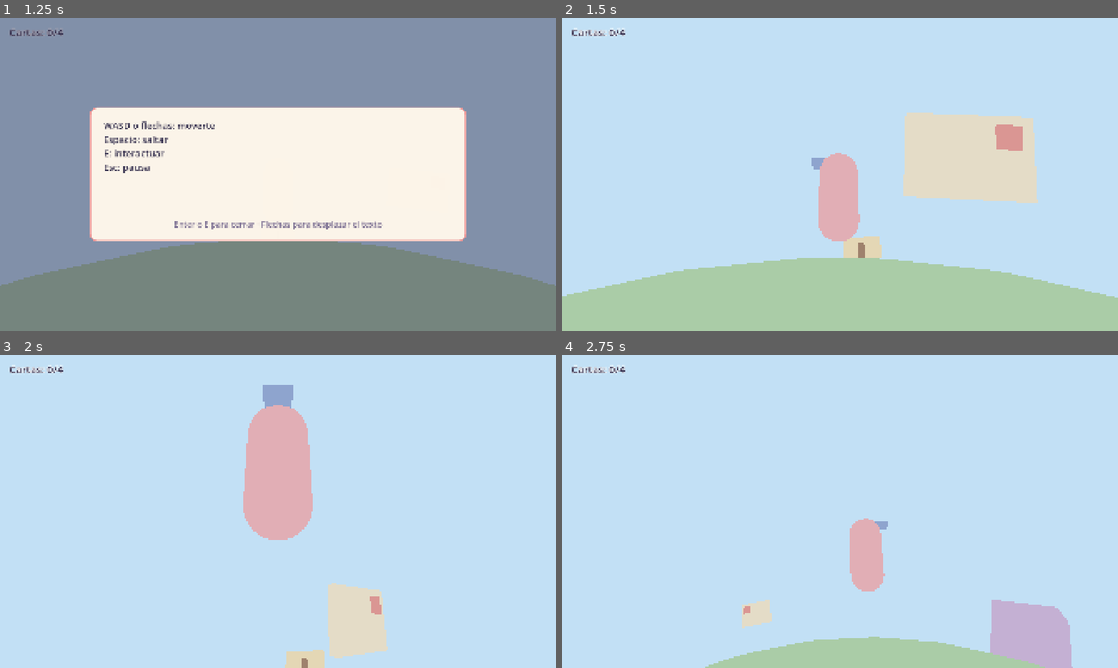
Above: before the commit, frames 1-4 (two rows, left to right).
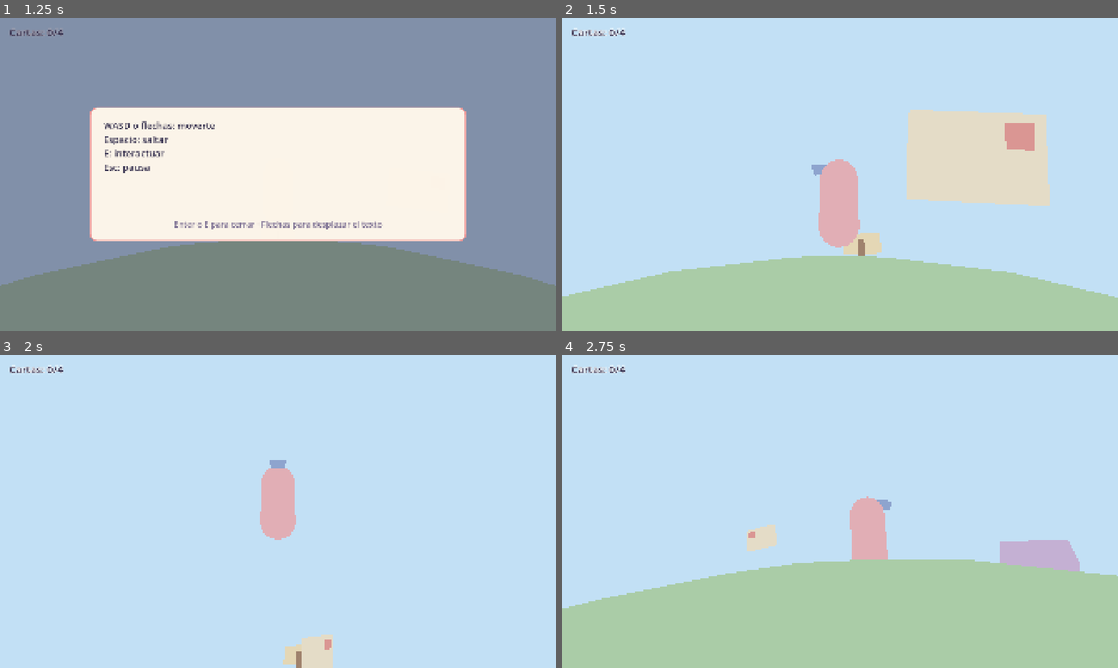
Above: after the commit, the same moments.

Repository: lautaromoreyraa/planeta-cartero
Game: Godot game, scene res://scenes/pantalla_de_inicio.tscn
The game is run twice, just before and just after one commit, with the same random seed, the same clock (stepped at 60 frames per second) and the same inputs.
Inputs (mouse positions are in pixels of both pictures, inside the frame that each line leads up to):
- Up to frame 1 (1.25 s): tap Enter (aceptar) at 0.5 s; move the mouse to (400, 158) at 0.52 s; hold D (move_right) from 0.53 s (still down); tap Space (jump) at 0.6, 0.77, 1.07 s; click (400, 158) at 0.67 s
- Up to frame 2 (1.5 s): tap Space (jump) at 1.25 s; move the mouse to (728, 190) at 1.27 s; release D (move_right) at 1.28 s; hold S (move_back) from 1.28 s (still down); tap Enter (aceptar) at 1.35 s
- Up to frame 3 (2 s): keep holding S (move_back); tap Space (jump) at 1.52, 1.55, 1.82 s
- Up to frame 4 (2.75 s): move the mouse to (895, 442) at 2.02 s; release S (move_back) at 2.03 s; hold D (move_right) from 2.03 s (still down); hold Backspace (borrar) from 2.03 s (still down); tap Space (jump) at 2.3 s

Frame 1 is identical in both runs. In frame 2, 2.3% of the frame differs, in the area x 0-99%, y 29-89%; in frame 3, 6.3%; in frame 4, 29%, in the area x 0-100%, y 45-100%.

Commit message:
Suaviza el movimiento y agrega coyote time y buffer de salto
Con la aceleración casi instantánea de H1 la cartera arrancaba y frenaba
en seco. Ahora llega a la velocidad máxima en 0,25 s, frena más rápido de
lo que arranca y gira hacia donde camina sin saltar de golpe.

El salto perdona apretar Espacio un poco tarde al caer de un borde o un
poco antes de aterrizar (0,12 s en los dos casos) y baja con más gravedad
que la que sube. La altura máxima sólo depende de la subida, así que
sigue alcanzando el techo de las casas y las plataformas con margen.

Las ventanas de tiempo viven en ControlDeSalto, sin escenas, para
probarlas con un test determinista en lugar de depender del frame exacto
en que la física toca el piso.

Diff:
--- /dev/null
+++ b/scripts/control_de_salto.gd
@@ -0,0 +1,41 @@
+class_name ControlDeSalto
+extends RefCounted
+
+## Decide en cada frame de física si el personaje salta, con coyote time y
+## buffer de salto (RF-04 CA2, CA4 y CA5).
+##
+## Vive aparte del personaje para probar las ventanas de tiempo con tests
+## headless deterministas: con la física real, medir 0,12 s exactos depende
+## de en qué frame toca el piso.
+
+## Segundos después de dejar el piso sin saltar en los que Espacio todavía
+## salta (coyote time): perdona apretar un poco tarde al caer de un borde.
+const COYOTE: float = 0.12
+## Segundos antes de aterrizar en los que un Espacio apretado en el aire se
+## guarda y salta al tocar el piso (buffer de salto).
+const BUFFER: float = 0.12
+
+## Segundos desde que el personaje estuvo en el piso por última vez.
+var _desde_el_piso: float = INF
+## Segundos desde el último Espacio que todavía no se usó.
+var _desde_que_apreto: float = INF
+## Verdadero desde que saltó hasta que vuelve a apoyarse: el coyote time no
+## puede convertirse en un segundo salto (RF-04 CA2).
+var _en_un_salto: bool = false
+
+
+## Avanza `delta` segundos con el estado del frame y devuelve verdadero si
+## el personaje tiene que saltar en este frame.
+func actualizar(delta: float, en_el_piso: bool, apreto: bool) -> bool:
+	_desde_que_apreto = 0.0 if apreto else _desde_que_apreto + delta
+	if en_el_piso:
+		_desde_el_piso = 0.0
+		_en_un_salto = false
+	else:
+		_desde_el_piso += delta
+	if _en_un_salto or _desde_el_piso > COYOTE or _desde_que_apreto > BUFFER:
+		return false
+	# El Espacio se consume para que un mismo apretón no salte dos veces.
+	_en_un_salto = true
+	_desde_que_apreto = INF
+	return true
--- a/scripts/jugador.gd
+++ b/scripts/jugador.gd
@@ -9,13 +9,22 @@
 
 ## Metros por segundo. Con el radio del planeta, una vuelta dura unos 12,6 s.
 const VELOCIDAD: float = 5.0
-## Alta para que arranque y frene casi en seco: frena en ~0,13 s (RF-03 CA2).
-const ACELERACION: float = 40.0
+## Arranque progresivo: llega a la velocidad máxima en 0,25 s, así el primer
+## frame es más lento que el máximo y a los 0,3 s ya está a fondo (RF-03 CA3).
+const ACELERACION: float = 20.0
+## Frenado más brusco que el arranque: se detiene en ~0,17 s (RF-03 CA2).
+const FRENADO: float = 30.0
+## Gravedad de la subida. La altura del salto es IMPULSO² / (2·GRAVEDAD).
 const GRAVEDAD: float = 20.0
-## Altura del salto = IMPULSO² / (2·GRAVEDAD) ≈ 2 m: alcanza los techos (1,5 m)
-## y, como la gravedad no se debilita con la altura, nunca saca del planeta.
+## La bajada usa más gravedad que la subida (RF-04 CA6): el salto se siente
+## menos flotante y la altura máxima no cambia, porque sólo depende de la subida.
+const MULTIPLICADOR_DE_CAIDA: float = 1.6
+## Altura del salto ≈ 2 m: alcanza el techo de las casas (1,65 m) y las
+## plataformas (1,4 m) con margen y, como la gravedad no se debilita con la
+## altura, nunca saca del planeta (RF-04 CA3).
 const IMPULSO_DE_SALTO: float = 9.0
-## Radianes por segundo con los que el cuerpo gira hacia donde camina.
+## Radianes por segundo con los que el cuerpo gira hacia donde camina: media
+## vuelta dura 0,25 s, progresiva pero sin sentirse lenta (RF-03 CA4).
 const VELOCIDAD_DE_GIRO: float = 4.0 * PI
 ## Más lejos que esto del centro se considera perdido y se reubica (RNF-13).
 const DISTANCIA_MAXIMA: float = Planeta.RADIO + 15.0
@@ -24,6 +33,7 @@
 
 ## Lugar despejado donde empieza la partida; se usa también para reubicar.
 var _punto_seguro: Vector3
+var _salto: ControlDeSalto = ControlDeSalto.new()
 
 
 func _ready() -> void:
@@ -43,12 +53,14 @@
 	var vertical: Vector3 = arriba * velocity.dot(arriba)
 	var horizontal: Vector3 = velocity - vertical
 	var deseada: Vector3 = _direccion_de_entrada(arriba) * VELOCIDAD
-	horizontal = horizontal.move_toward(deseada, ACELERACION * delta)
+	var cambio: float = ACELERACION if deseada.length_squared() > GeometriaEsferica.EPSILON else FRENADO
+	horizontal = horizontal.move_toward(deseada, cambio * delta)
 
-	if is_on_floor() and Input.is_action_just_pressed("jump"):
+	if _salto.actualizar(delta, is_on_floor(), Input.is_action_just_pressed("jump")):
 		vertical = arriba * IMPULSO_DE_SALTO
 	else:
-		vertical -= arriba * GRAVEDAD * delta
+		var cayendo: bool = vertical.dot(arriba) < 0.0
+		vertical -= arriba * GRAVEDAD * (MULTIPLICADOR_DE_CAIDA if cayendo else 1.0) * delta
 	velocity = horizontal + vertical
 
 	var rumbo: Vector3 = -global_basis.z
@@ -62,6 +74,12 @@
 ## Hacia dónde mira el personaje sobre la superficie; la cámara lo sigue.
 func mirada() -> Vector3:
 	return -global_basis.z
+
+
+## Velocidad sobre la superficie, en metros por segundo.
+func rapidez() -> float:
+	var arriba: Vector3 = GeometriaEsferica.arriba_en(global_position, Planeta.CENTRO)
+	return GeometriaEsferica.proyectar_en_plano(velocity, arriba).length()
 
 
 func _alinear(arriba: Vector3, mirada_deseada: Vector3) -> void:
--- a/tests/correr_tests.gd
+++ b/tests/correr_tests.gd
@@ -9,6 +9,7 @@
 const PRUEBAS: Array[String] = [
 	"res://tests/test_geometria_esferica.gd",
 	"res://tests/test_planeta.gd",
+	"res://tests/test_control_de_salto.gd",
 	"res://tests/test_jugador_en_planeta.gd",
 	"res://tests/test_configuracion.gd",
 	"res://tests/test_seleccion_de_interactuable.gd",
--- /dev/null
+++ b/tests/test_control_de_salto.gd
@@ -0,0 +1,81 @@
+extends SceneTree
+
+## Tests de ControlDeSalto: salto desde el piso, sin doble salto, coyote
+## time y buffer de salto (RF-04 CA1, CA2, CA4 y CA5), a 60 frames por
+## segundo como el juego.
+## Se corre solo con `godot --headless --script res://tests/test_control_de_salto.gd`.
+
+const Afirmaciones := preload("res://tests/afirmaciones.gd")
+const DELTA: float = 1.0 / 60.0
+
+
+func _initialize() -> void:
+	var fallas: PackedStringArray = correr(self)
+	for falla: String in fallas:
+		printerr("FALLA: ", falla)
+	print("test_control_de_salto: %d fallas" % fallas.size())
+	quit(1 if fallas.size() > 0 else 0)
+
+
+static func correr(_arbol: SceneTree) -> PackedStringArray:
+	var a: Afirmaciones = Afirmaciones.new()
+	_probar_salto_desde_el_piso(a)
+	_probar_sin_doble_salto(a)
+	_probar_coyote_time(a)
+	_probar_buffer(a)
+	return a.fallas
+
+
+## Avanza `frames` frames con el mismo estado y cuenta cuántos saltos hubo.
+static func _avanzar(control: ControlDeSalto, frames: int, en_el_piso: bool) -> int:
+	var saltos: int = 0
+	for _i: int in range(frames):
+		if control.actualizar(DELTA, en_el_piso, false):
+			saltos += 1
+	return saltos
+
+
+static func _probar_salto_desde_el_piso(a: Afirmaciones) -> void:
+	var control: ControlDeSalto = ControlDeSalto.new()
+	_avanzar(control, 10, true)
+	a.verdadero(control.actualizar(DELTA, true, true), "RF-04 CA1: Espacio en el piso no salta")
+	a.verdadero(_avanzar(control, 10, true) == 0, "RF-04 CA1: un solo Espacio saltó más de una vez")
+
+
+static func _probar_sin_doble_salto(a: Afirmaciones) -> void:
+	var control: ControlDeSalto = ControlDeSalto.new()
+	_avanzar(control, 10, true)
+	control.actualizar(DELTA, true, true)
+	_avanzar(control, 2, false)
+	# Todavía dentro del coyote time, pero ya saltó: no cuenta.
+	a.verdadero(not control.actualizar(DELTA, false, true), "RF-04 CA2: hubo un segundo salto en el aire")
+	_avanzar(control, 30, false)
+	a.verdadero(not control.actualizar(DELTA, false, true), "RF-04 CA2: hubo un segundo salto en el aire")
+
+
+static func _probar_coyote_time(a: Afirmaciones) -> void:
+	var dentro: ControlDeSalto = ControlDeSalto.new()
+	_avanzar(dentro, 10, true)
+	# Cae de un borde sin saltar y aprieta a los 0,1 s.
+	_avanzar(dentro, 5, false)
+	a.verdadero(dentro.actualizar(DELTA, false, true), "RF-04 CA4: Espacio a 0,1 s de dejar el piso no salta")
+
+	var fuera: ControlDeSalto = ControlDeSalto.new()
+	_avanzar(fuera, 10, true)
+	_avanzar(fuera, 9, false)
+	a.verdadero(not fuera.actualizar(DELTA, false, true), "RF-04 CA4: Espacio a 0,17 s de dejar el piso saltó")
+
+
+static func _probar_buffer(a: Afirmaciones) -> void:
+	var dentro: ControlDeSalto = ControlDeSalto.new()
+	_avanzar(dentro, 60, false)
+	# Aprieta en el aire 0,1 s antes de aterrizar y no vuelve a apretar.
+	a.verdadero(not dentro.actualizar(DELTA, false, true), "Espacio en el aire saltó sin estar cerca del piso")
+	_avanzar(dentro, 5, false)
+	a.verdadero(dentro.actualizar(DELTA, true, false), "RF-04 CA5: Espacio 0,1 s antes de aterrizar no saltó al tocar el piso")
+
+	var fuera: ControlDeSalto = ControlDeSalto.new()
+	_avanzar(fuera, 60, false)
+	fuera.actualizar(DELTA, false, true)
+	_avanzar(fuera, 10, false)
+	a.verdadero(_avanzar(fuera, 10, true) == 0, "RF-04 CA5: Espacio 0,18 s antes de aterrizar saltó al tocar el piso")
--- a/tests/test_jugador_en_planeta.gd
+++ b/tests/test_jugador_en_planeta.gd
@@ -1,8 +1,9 @@
 extends SceneTree
 
-## Test de integración del hito 1: carga la escena principal, simula física
-## con teclas apretadas por código y mide lo que piden los criterios de
-## RF-01 a RF-05, RNF-13 y RNF-14. Corre en tiempo real (unos 12 s).
+## Test de integración del personaje y la cámara: carga la escena principal,
+## simula física con teclas apretadas por código y mide lo que piden los
+## criterios de RF-01 a RF-05, RNF-13 y RNF-14. Corre en tiempo real (unos
+## 15 s).
 ## Se corre solo con `godot --headless --script res://tests/test_jugador_en_planeta.gd`.
 
 const Afirmaciones := preload("res://tests/afirmaciones.gd")
@@ -25,6 +26,7 @@
 	await _probar_caida_y_alineacion(arbol, a)
 	await _probar_caminata(arbol, a)
 	await _probar_paso_por_el_polo_sur(arbol, a)
+	await _probar_aceleracion_y_giro(arbol, a)
 	await _probar_salto(arbol, a)
 	await _probar_reubicacion(arbol, a)
 	return a.fallas
@@ -172,13 +174,20 @@
 	Input.action_release("jump")
 
 	var maxima: float = 0.0
+	# Ya pasaron 19 frames en el aire desde el despegue.
+	var frames_hasta_la_cima: int = 19
+	var frames_en_el_aire: int = 19
 	var subio_de_nuevo: bool = false
 	var anterior: float = _altura(jugador) - piso
 	var bajando: bool = false
 	for _i: int in range(int(1.5 * FRAMES_POR_SEGUNDO)):
 		await arbol.physics_frame
 		var altura: float = _altura(jugador) - piso
-		maxima = maxf(maxima, altura)
+		if not jugador.is_on_floor():
+			frames_en_el_aire += 1
+		if altura > maxima:
+			maxima = altura
+			frames_hasta_la_cima = frames_en_el_aire
 		if bajando and altura > anterior + 0.001:
 			subio_de_nuevo = true
 		bajando = bajando or altura < anterior
@@ -188,6 +197,8 @@
 	a.cerca(maxima, esperada, 0.25, "RF-04 CA1: altura del salto")
 	a.verdadero(maxima > ALTURA_DEL_TECHO, "RF-04 CA3: el salto (%.2f m) no alcanza los techos" % maxima)
 	a.verdadero(not subio_de_nuevo, "RF-04 CA2: hubo un segundo impulso en el aire")
+	var bajada: int = frames_en_el_aire - frames_hasta_la_cima
+	a.verdadero(bajada < frames_hasta_la_cima, "RF-04 CA6: la bajada (%d frames) no es más rápida que la subida (%d)" % [bajada, frames_hasta_la_cima])
 	a.verdadero(jugador.is_on_floor(), "RF-04 CA1: no volvió a caer al planeta")
 	await _descargar(arbol, escena)
 
@@ -205,3 +216,52 @@
 	await _avanzar(arbol, escena, 2)
 	a.verdadero(jugador.global_position.distance_to(punto_seguro) < 0.5, "RNF-13: no se reubicó al atravesar el suelo")
 	await _descargar(arbol, escena)
+
+
+## Ángulo entre dos direcciones sobre el plano tangente en la posición del
+## jugador, en grados.
+static func _desvio(jugador: Jugador, a: Vector3, b: Vector3) -> float:
+	var arriba: Vector3 = GeometriaEsferica.arriba_en(jugador.global_position, Planeta.CENTRO)
+	return rad_to_deg(GeometriaEsferica.angulo_en_plano(a, b, arriba))
+
+
+## RF-03 CA3 a CA5: arranque progresivo, media vuelta progresiva y el
+## frente hacia donde camina.
+static func _probar_aceleracion_y_giro(arbol: SceneTree, a: Afirmaciones) -> void:
+	var escena: Node3D = await _cargar(arbol)
+	var jugador: Jugador = escena.get_node("Jugador")
+	await _avanzar(arbol, escena, FRAMES_POR_SEGUNDO)
+
+	Input.action_press("move_forward")
+	await _avanzar(arbol, escena, 1)
+	var primera: float = jugador.rapidez()
+	a.verdadero(primera > 0.0 and primera < Jugador.VELOCIDAD, "RF-03 CA3: en el primer frame va a %.2f m/s" % primera)
+	var frames_hasta_el_maximo: int = 1
+	while jugador.rapidez() < 0.95 * Jugador.VELOCIDAD and frames_hasta_el_maximo < FRAMES_POR_SEGUNDO:
+		await _avanzar(arbol, escena, 1)
+		frames_hasta_el_maximo += 1
+	a.verdadero(frames_hasta_el_maximo <= int(0.3 * FRAMES_POR_SEGUNDO), "RF-03 CA3: tardó %d frames en llegar al 95 %% de la velocidad" % frames_hasta_el_maximo)
+	await _avanzar(arbol, escena, 20)
+	var desvio: float = _desvio(jugador, jugador.mirada(), jugador.velocity)
+	a.verdadero(desvio < 10.0, "RF-03 CA5: caminando con W el frente se desvía %.1f°" % desvio)
+
+	# Media vuelta: de W a S. El giro termina cuando el frente queda a menos
+	# de 10° de la nueva dirección de movimiento.
+	var hacia_atras: Vector3 = -jugador.mirada()
+	Input.action_release("move_forward")
+	Input.action_press("move_back")
+	var frames_de_giro: int = 0
+	while _desvio(jugador, jugador.mirada(), hacia_atras) >= 10.0 and frames_de_giro < FRAMES_POR_SEGUNDO:
+		await _avanzar(arbol, escena, 1)
+		frames_de_giro += 1
+	a.verdadero(frames_de_giro > 1, "RF-03 CA4: la media vuelta fue instantánea")
+	a.verdadero(frames_de_giro <= int(0.3 * FRAMES_POR_SEGUNDO), "RF-03 CA4: la media vuelta tardó %d frames" % frames_de_giro)
+	await _avanzar(arbol, escena, 20)
+	desvio = _desvio(jugador, jugador.mirada(), jugador.velocity)
+	a.verdadero(desvio < 10.0, "RF-03 CA5: caminando con S el frente se desvía %.1f°" % desvio)
+
+	var mirada: Vector3 = jugador.mirada()
+	Input.action_release("move_back")
+	await _avanzar(arbol, escena, 30)
+	a.verdadero(_desvio(jugador, jugador.mirada(), mirada) < 1.0, "RF-03 CA5: al detenerse cambió de orientación")
+	await _descargar(arbol, escena)
Not shown, added: scripts/control_de_salto.gd.uid
Not shown, added: tests/test_control_de_salto.gd.uid
